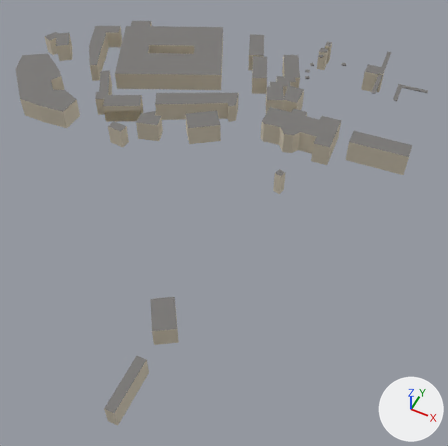
Renders of the glTF model gibraltar/data/build/tiles/T_W1_S3/buildings.glb from each side of a commit.
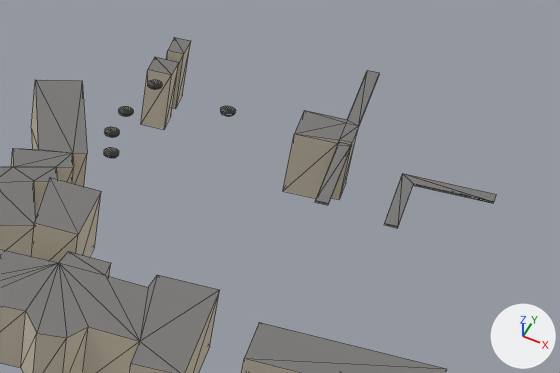
There are two pictures of each version: one whole from a 50 mm camera at (525.2, 209.4, 218.6) aimed at (438.5, 382.8, 1.9), one close up on the part from 61% to 100% of the width and 7% to 33% of the height. The lights are fixed; the arrows at lower right show +X, +Y and +Z. The last two pictures show the newer version. The close-ups show mesh edges as thin lines. Vertices at exactly the same position are counted once.

Objects in the first close-up: 'T_W1_S3_buildings'.
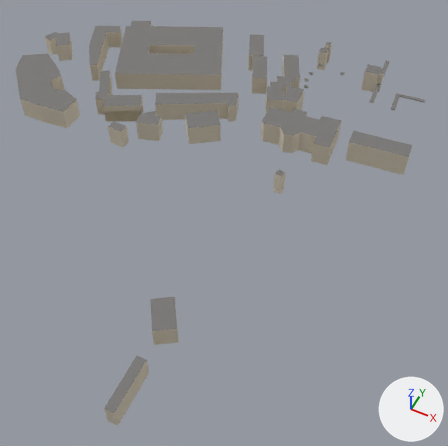
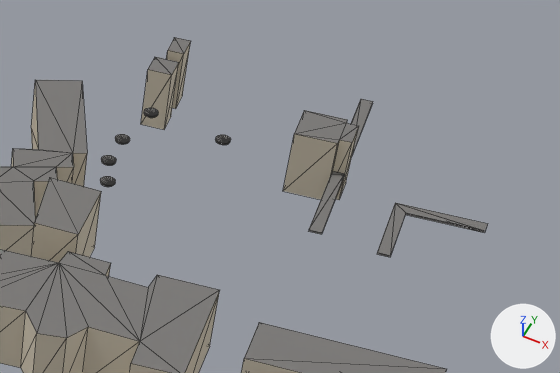
Patch to the scene script:
```diff
--- a/gibraltar/data/build/tiles/T_W1_S3/buildings.glb.py
+++ b/gibraltar/data/build/tiles/T_W1_S3/buildings.glb.py
@@ me_t_w1_s3_buildings @@
 # used by ob_t_w1_s3_buildings; location = (0.0, 0.0, 0.0)
-me_t_w1_s3_buildings.from_pydata(...)  # 563 vertices, 669 faces; spans x 283.0..508.0, y 277.0..510.0, z 3.0..52.0
+me_t_w1_s3_buildings.from_pydata(...)  # 566 vertices, 669 faces; spans x 283.0..508.0, y 277.0..510.0, z 3.0..52.0
+# me_t_w1_s3_buildings part 1: the loose piece of 5 vertices spanning x 479.0..482.0, y 461.0..476.0, z 52.0 is copied, and the copy is moved by (0.0, 0.0, -5.0); it spans x 479.0..482.0, y 461.0..476.0, z 47.0
+# me_t_w1_s3_buildings part 2: the loose piece of 5 vertices spanning x 481.0..484.0, y 442.0..457.0, z 51.0 is moved by (0.0, 0.0, -5.0)
+# me_t_w1_s3_buildings part 3: the loose piece of 5 vertices spanning x 481.0..484.0, y 442.0..457.0, z 52.0 is moved by (0.0, 0.0, -5.0)
+# me_t_w1_s3_buildings part 4: the loose piece of 7 vertices spanning x 491.0..504.0, y 440.0..454.0, z 52.0 is moved by (0.0, 0.0, -5.0)
+# me_t_w1_s3_buildings part 5
+# 2 vertices are removed from x 479.0..481.0, y 476.0, z 52.0
+# 3 faces are deleted
+# 191 vertices in x 448.0..491.0, y 441.0..464.0, z 47.0..52.0 move by (0.0, 0.0, -5.0)
+# 6 vertices move from x 492.0..504.0, y 440.0..454.0, z 52.0 to x 492.0..504.0, y 440.0..454.0, z 47.0
+# other edits to the shape of me_t_w1_s3_buildings do not show in these pictures
 me_t_w1_s3_buildings.materials.append(mat_m_buildingwall)
```

Pixel boxes (x1, y1, x2, y2) of what changed, in the close-ups (560 x 373 px; the box of a moved part takes in the faces that stretch with it):
'T_W1_S3_buildings', reshaped
    before: (0, 37, 496, 373)
    after: (0, 37, 488, 373)
part 1 of me_t_w1_s3_buildings, added
    after: (351, 99, 373, 154)
part 2 of me_t_w1_s3_buildings, moved or reshaped
    before: (315, 147, 351, 205)
    after: (309, 175, 345, 234)
part 3 of me_t_w1_s3_buildings, moved or reshaped
    before: (315, 142, 351, 203)
    after: (309, 171, 345, 233)
part 4 of me_t_w1_s3_buildings, moved or reshaped
    before: (385, 173, 496, 226)
    after: (377, 213, 485, 257)
part 5 of me_t_w1_s3_buildings, moved or reshaped
    before: (103, 70, 494, 228)
    after: (100, 108, 488, 256)
